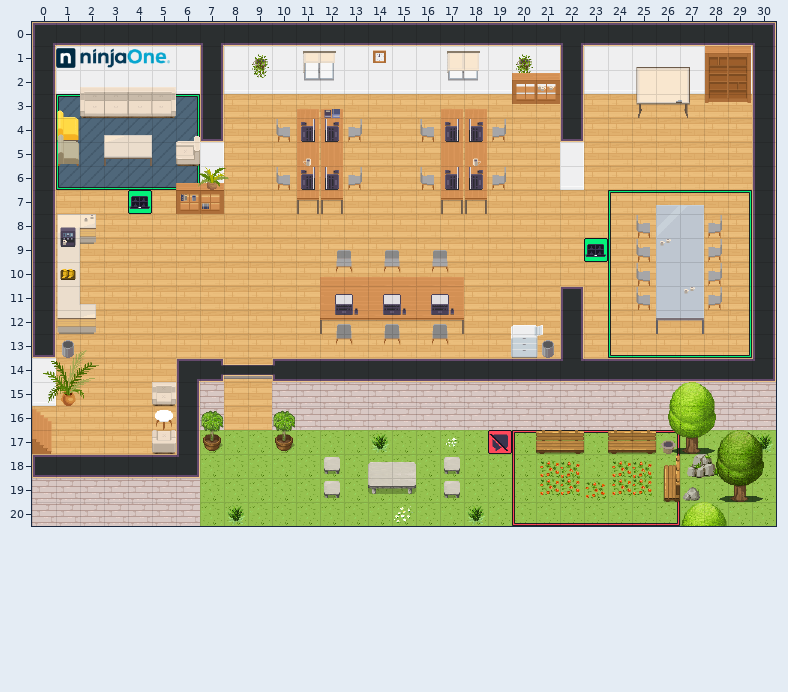
Level history. Tiled map (JSON): office.tmj. Above: the version before the commit.
Cells are 32x32 px. Shown: x 0..30, y 0..20.
After the commit:
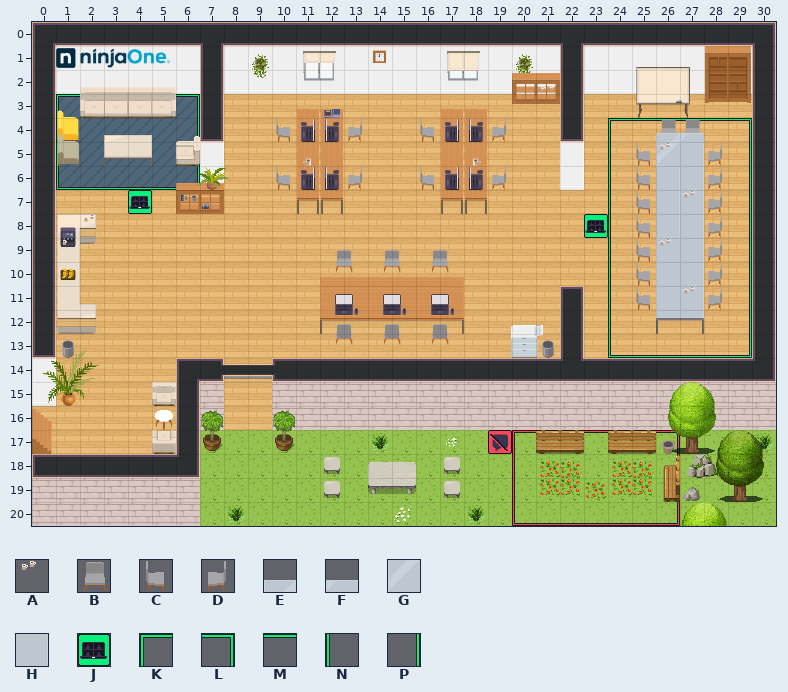
Key: from "WA_Miscellaneous": A 58; from "WA_Seats": B 117, C 119, D 120; from "WA_Tables": E 5, F 6, G 15, H 17; from "WA_User_Interface": J 21, K 161, L 162, M 165, N 167, P 168.
_ is an empty cell, . an unchanged one.
Changes in this commit:
--- layer "floor/floor2"
@@ x 23..29 @@
- 4 .______
- 5 ._...._
- 6 ._...._
- 7 .KMMMML
- 8 _......
- 9 J......
+ 4 .KMMMML
+ 5 .N....P
+ 6 .N....P
+ 7 .N____P
+ 8 J......
+ 9 _......
--- layer "furniture/furniture2"
@@ x 25..28 @@
- 4 .__.
- 5 ____
- 6 ____
- 7 ____
+ 4 .BB.
+ 5 CGHD
+ 6 CHHD
+ 7 CHHD
--- layer "furniture/furniture3"
@@ x 26..26 @@
- 5 _
+ 5 A
@@ x 27..27 @@
- 7 _
+ 7 A
--- layer "above/above1"
@@ x 26..27 @@
- 4 __
+ 4 EF
@@ x 26..27 @@
- 7 EF
+ 7 __
